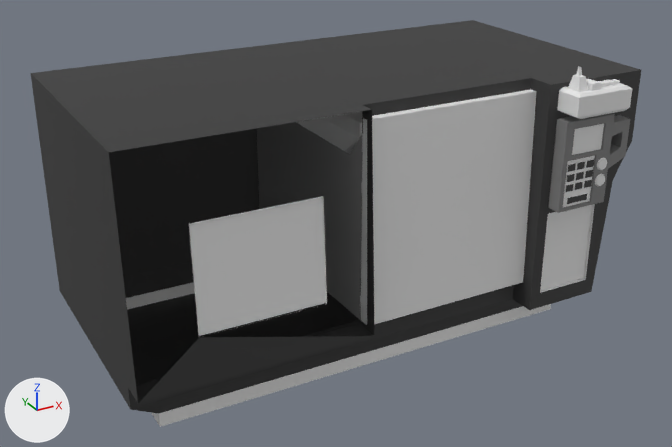
The FBX model Assets/ZombieOperation/Models/Preparation table.fbx as it was, and as the next commit left it.
Camera for both pictures: a 50 mm lens placed at (-1.88, -3.79, 2.37), pointed at (0.1, -0.18, 0.57). Every picture has the same lights, and +X, +Y and +Z are marked at lower left. Vertices at the same position are counted once.

Script lines for the objects in view, before the commit:
```python
me_cube_003 = bpy.data.meshes.new('Cube.003')
me_cube_003.from_pydata(...)  # 990 vertices, 708 faces; spans x -1.08..1.42, y -0.87..0.56, z 0.01..1.37
me_cube_003.materials.append(mat_material)  # white #e7e7e7
me_cube_003.materials.append(mat_material_005)  # black #353535
me_cube_003.materials.append(mat_material_006)  # green #a8e78c
me_cube_003.materials.append(mat_material_007)  # yellow #e7d278
me_cube_003.materials.append(mat_material_008)  # blue #286fe7
me_cube_003.materials.append(mat_material_009)  # red #e7404c
me_cube_003.materials.append(mat_material_010)  # grey #979797
me_cube_003.materials.append(mat_material_003)  # white #e7e7e7
me_cube_003.materials.append(mat_material_004)  # black #353535
me_cube_003.materials.append(mat_material_011)  # grey #7c7c7c
me_cube_008 = bpy.data.meshes.new('Cube.008')
me_cube_008.from_pydata(...)  # 8 vertices, 6 faces; spans x -0.442..0.442, y -0.04..0.028, z -0.467..0.483
me_cube_008.materials.append(mat_material)  # white #e7e7e7
ob_preparation_table = bpy.data.objects.new('Preparation table', me_cube_003)
ob_preparation_table.location = (0.0, 0.0, 0.0)
ob_preparation_table__door = bpy.data.objects.new('Preparation table  door', me_cube_008)
ob_preparation_table__door.location = (0.433, -0.642, 0.752)
```
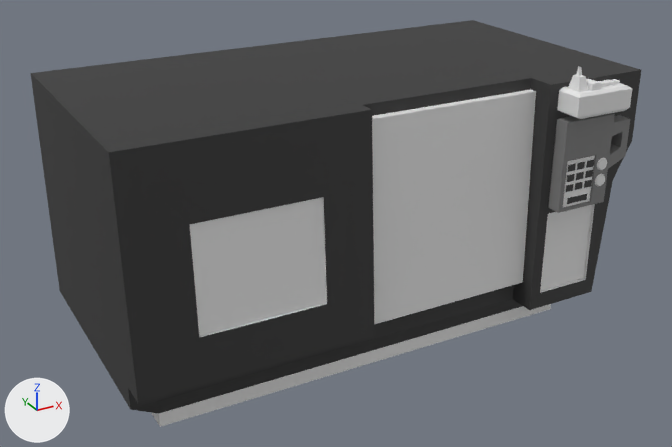
Where the change shows, as pixel boxes (x1, y1, x2, y2) in the pictures (672 x 447 px):
part 1 of me_cube_003, deleted: before (572, 123, 606, 156)

The edits, one by one:
me_cube_003 is used by ob_preparation_table; location (0.0, 0.0, 0.0).
me_cube_003 had 990 vertices, 708 faces and spanned x -1.08..1.42, y -0.87..0.56, z 0.01..1.37.
me_cube_003 now has 986 vertices, 1956 faces and spans x -1.08..1.42, y -0.87..0.56, z 0.01..1.37.
me_cube_003 part 1: 4 vertices removed from x 0.97..1.16, y -0.8, z 0.96..1.09.
